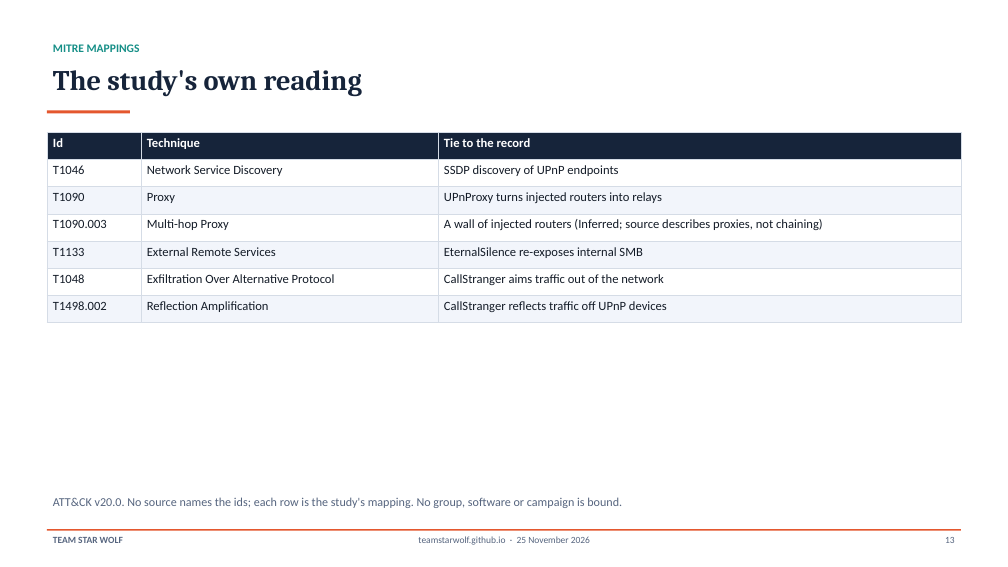
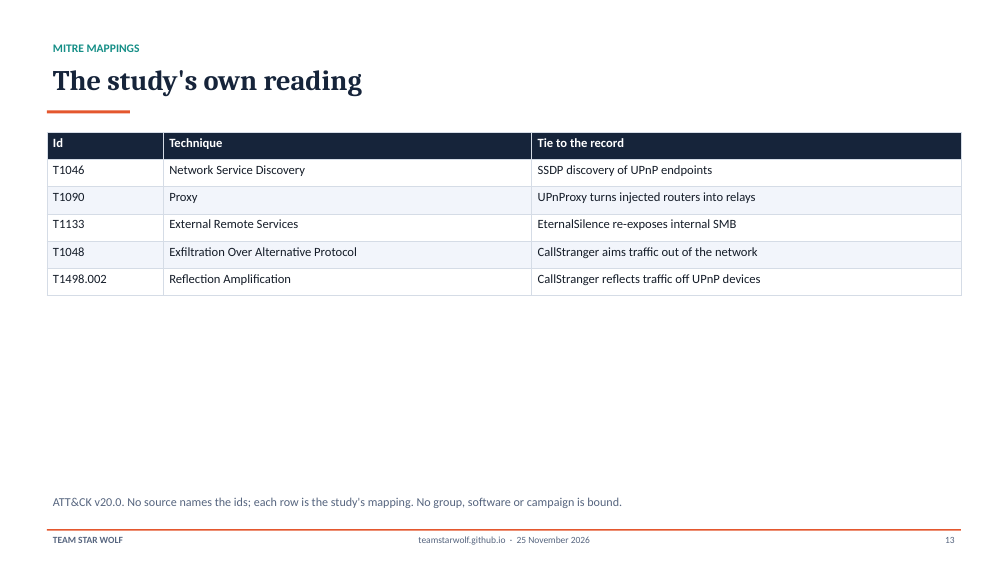
Before and after one commit to TeamStarWolf/TeamStarWolf, a slide deck: slide 13 of case-studies/slides/UPnP_Home_Network_Case_Study.pptx. Drawn at 1008x567 pixels with LibreOffice and Linux fonts; fonts in the diff are those of the drawing. Boxes give left, top, right and bottom in pixels: in the first picture for what was removed or moved away, otherwise in the second. Text is boxed around its words. In the diff, an @@ line names an element or a change of style, - is before the commit and + after.

```diff
--- a/case-studies/slides/UPnP_Home_Network_Case_Study.pptx
+++ b/case-studies/slides/UPnP_Home_Network_Case_Study.pptx
@@ table at <box>47,132,961,296</box> @@
-row 4: T1090.003 | Multi-hop Proxy | A wall of injected routers (Inferred; source describes proxies, not chaining)
```
Also in this commit, not shown: 4 other files.
